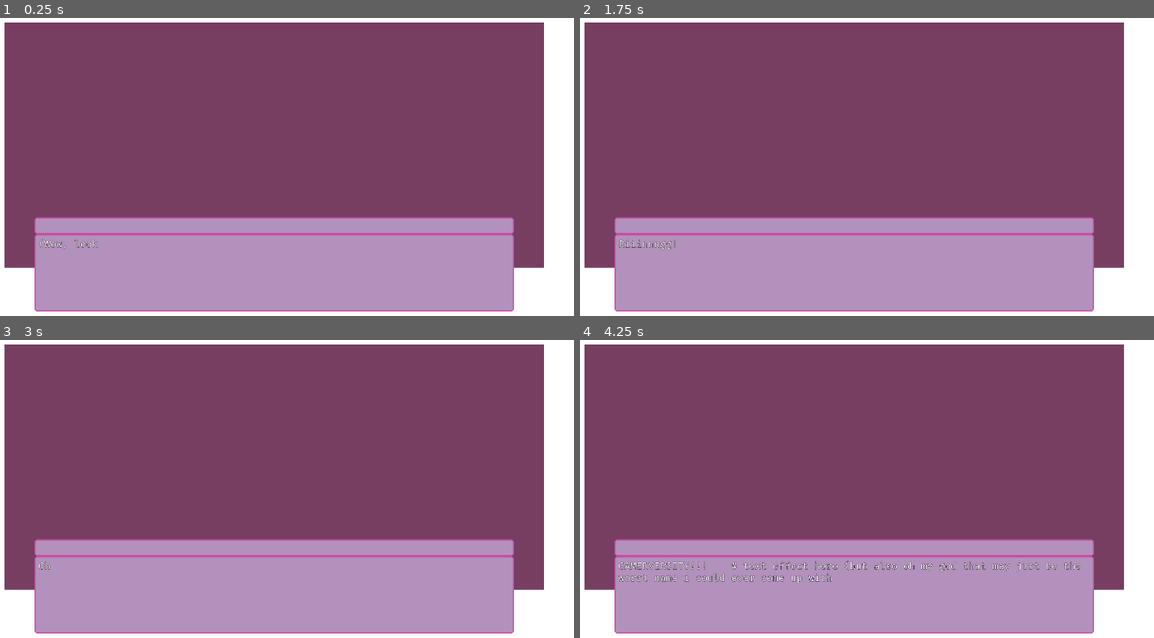
Above: before the commit, frames 1-4 (two rows, left to right).
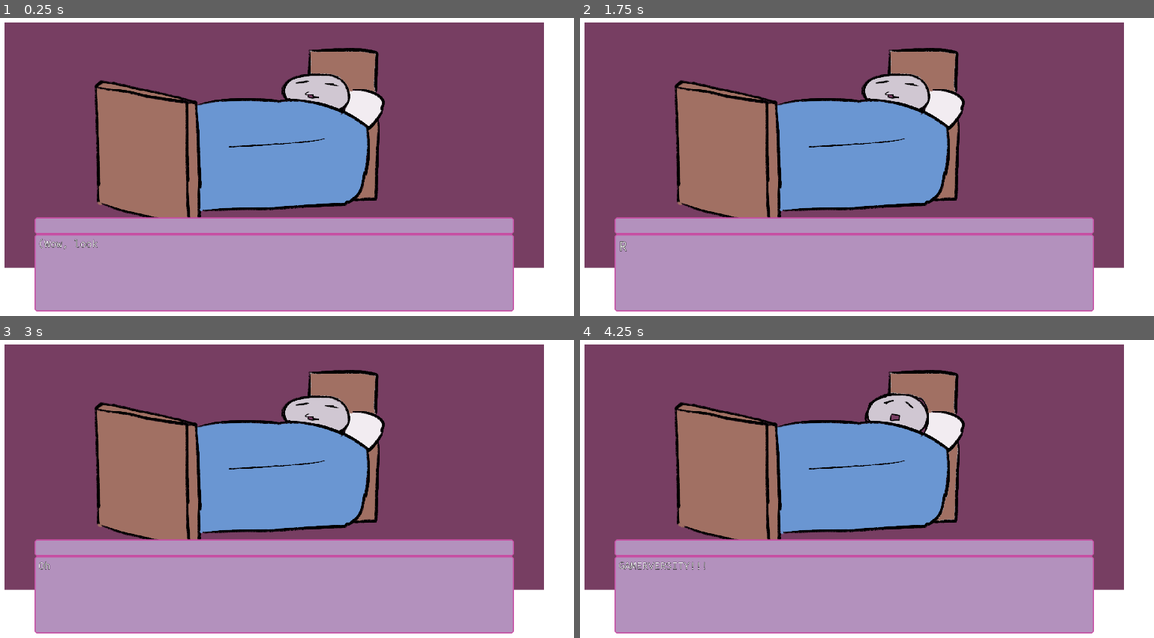
Above: after the commit, the same moments.

Repository: yolkxio/SGD-Dating-Sim
Game: Godot game, scene res://Demo/Demo.tscn
Same seed, same stepped clock (60 frames per second), same inputs: the game is played once before the commit and once after it. This scene is started directly instead of the project's main scene. Sound files missing from this copy of the repository are replaced by a short silence.
Inputs:
- Up to frame 1 (0.25 s): no input
- Up to frame 2 (1.75 s): tap Enter (ui_accept) at 0.5, 0.77, 1.25, 1.52 s
- Up to frame 3 (3 s): tap Enter (ui_accept) at 2, 2.75 s
- Up to frame 4 (4.25 s): tap Enter (ui_accept) at 3.02, 3.5, 3.77 s

The runs differ from the first frame. In frame 1, 21% of the frame differs, in the area x 16-68%, y 10-68%; in frame 2, 22%; in frame 3, 21%; in frame 4, 22%, in the area x 6-88%, y 10-82%.

Commit message:
Demo Detailing- a little closer

Diff:
--- a/dating_sim/Demo/Demo.tres
+++ b/dating_sim/Demo/Demo.tres
@@ -1,16 +1,32 @@
-[gd_resource type="Resource" script_class="CharacterData" load_steps=3 format=3 uid="uid://bwv4c7dooopqe"]
+[gd_resource type="Resource" script_class="CharacterData" load_steps=11 format=3 uid="uid://bwv4c7dooopqe"]
 
 [ext_resource type="AudioStream" uid="uid://ihtq5vgr061r" path="res://Demo/Assets/Audio/bell.mp3" id="1_dcbse"]
 [ext_resource type="Script" uid="uid://bhirb0q308e7m" path="res://Scripts/Classes/CharacterBase.gd" id="1_qex4v"]
+[ext_resource type="Texture2D" uid="uid://df5qxmqs6atbf" path="res://Demo/Assets/Art/scooter-asset.png" id="1_ryyho"]
+[ext_resource type="Texture2D" uid="uid://ghwiro0ti8n2" path="res://Demo/Assets/Art/LinkedinRyan.png" id="2_8voug"]
+[ext_resource type="AudioStream" uid="uid://cfk0hp41oartf" path="res://Assets/Sounds/normal/blipSelect (2).wav" id="2_77dr6"]
+[ext_resource type="Texture2D" uid="uid://48yf10sxm5t0" path="res://Demo/Assets/Art/sprites/dummy-sleep1.png" id="3_ub83t"]
+[ext_resource type="Texture2D" uid="uid://dgohbemhemtpq" path="res://Demo/Assets/Art/sprites/dummysleep-2.png" id="4_ogk1s"]
+[ext_resource type="Texture2D" uid="uid://dyc4ou6dv0431" path="res://Demo/Assets/Art/sprites/dummy-prep.png" id="5_u3cpo"]
+[ext_resource type="Texture2D" uid="uid://dsrdpoysh3hdn" path="res://Demo/Assets/Art/sprites/dummy-smirk.png" id="6_gyuqr"]
+[ext_resource type="Texture2D" uid="uid://4rl3ywk231i7" path="res://Demo/Assets/Art/sprites/dummy-GADZOOKS.png" id="7_r74c3"]
 
 [resource]
 script = ExtResource("1_qex4v")
 character_name = "Demo"
 character_id = "DM"
 dialogue_text_files = Array[String](["res://Demo/Assets/Dialogue/Demo_Intro.txt", "res://Demo/Assets/Dialogue/Demo_A.txt", "res://Demo/Assets/Dialogue/Demo_B.txt", "res://Demo/Assets/Dialogue/Demo_AB.txt"])
-character_images = {}
+character_images = {
+"gadzooks": ExtResource("7_r74c3"),
+"prep": ExtResource("5_u3cpo"),
+"ryan": ExtResource("2_8voug"),
+"scooter": ExtResource("1_ryyho"),
+"sleep": [ExtResource("3_ub83t"), ExtResource("4_ogk1s")],
+"smirk": ExtResource("6_gyuqr")
+}
 character_sounds = {
-"bell": ExtResource("1_dcbse")
+"bell": ExtResource("1_dcbse"),
+"talking": ExtResource("2_77dr6")
 }
 character_variables = {
 "will talk": true
Binary file added: dating_sim/Demo/Assets/Art/LinkedinRyan.png
Not shown, added: dating_sim/Demo/Assets/Art/LinkedinRyan.png.import
Binary file added: dating_sim/Demo/Assets/Art/sprites/dummy-GADZOOKS.png
Not shown, added: dating_sim/Demo/Assets/Art/sprites/dummy-GADZOOKS.png.import
Binary file added: dating_sim/Demo/Assets/Art/sprites/dummy-prep.png
Not shown, added: dating_sim/Demo/Assets/Art/sprites/dummy-prep.png.import
Binary file added: dating_sim/Demo/Assets/Art/sprites/dummy-sleep1.png
Not shown, added: dating_sim/Demo/Assets/Art/sprites/dummy-sleep1.png.import
Binary file added: dating_sim/Demo/Assets/Art/sprites/dummy-smirk.png
Not shown, added: dating_sim/Demo/Assets/Art/sprites/dummy-smirk.png.import
Binary file added: dating_sim/Demo/Assets/Art/sprites/dummysleep-2.png
Not shown, added: dating_sim/Demo/Assets/Art/sprites/dummysleep-2.png.import
(and 4 more such lines)
